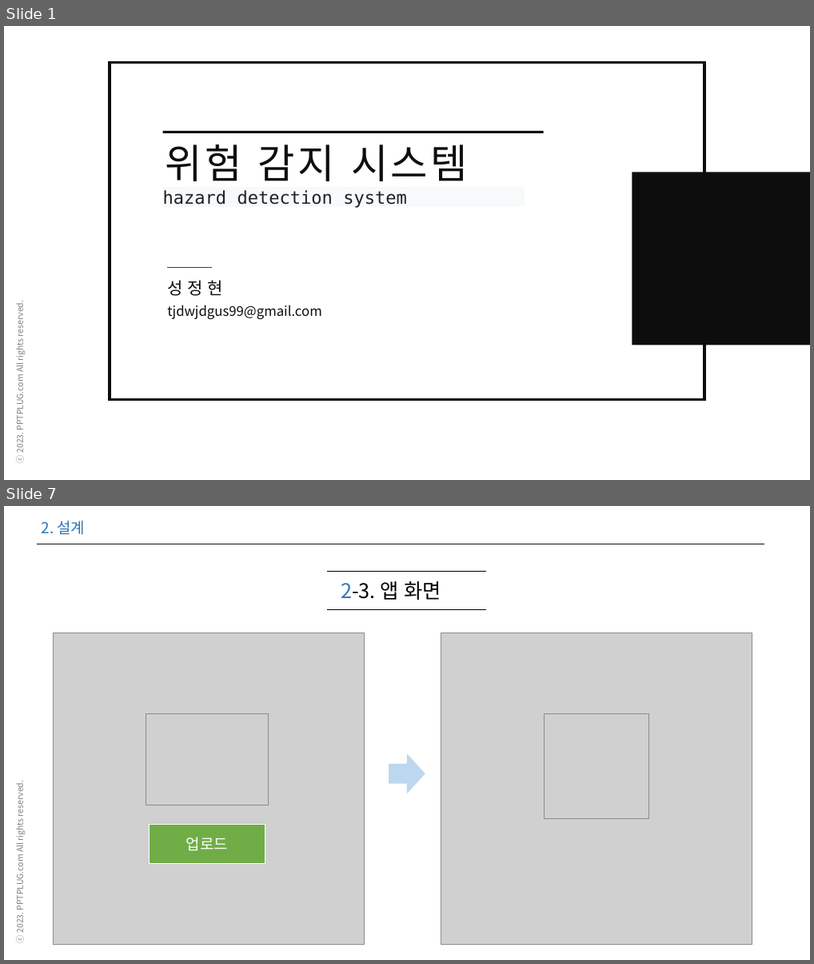
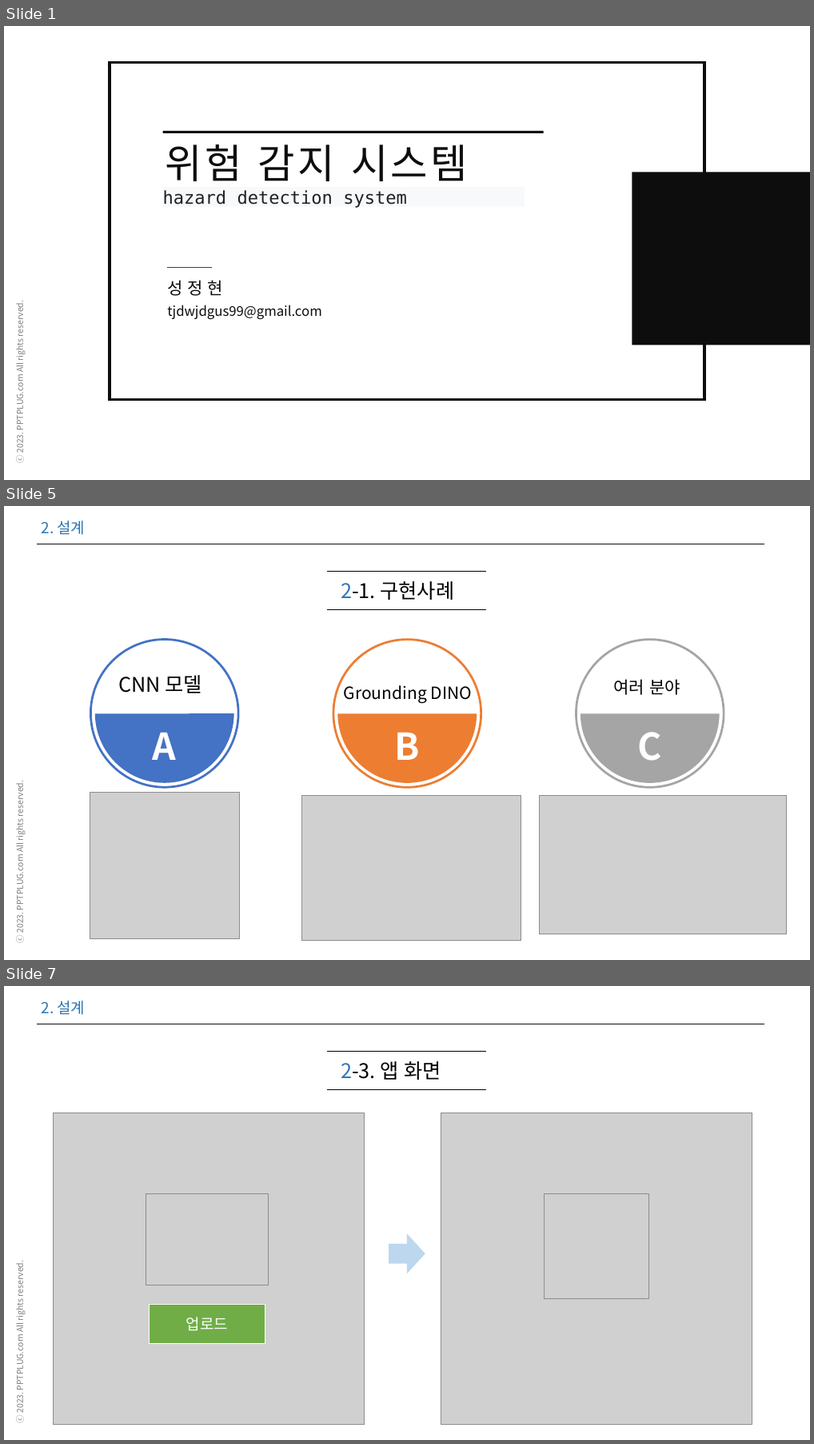
Before and after one commit to tjdwjdgus99/HRD_PYTHON_AI, a slide deck: Python04_ML_DL_Android_project/프로젝트 설계 성정현.pptx. Shown one above the other, each under a label of ours: slides 1 and 7 before the commit, slides 1, 5 and 7 after it; the slides between them are not shown. The pictures are 814x964 and 814x1444 pixels, drawn with LibreOffice and Linux fonts; fonts in the diff are those of the drawing; grey boxes stand for pictures. Boxes give left, top, right and bottom in pixels: in the first picture for what was removed or moved away, otherwise in the second. Text is boxed around its words. In the diff, an @@ line names an element or a change of style, - is before the commit and + after.

```diff
--- a/Python04_ML_DL_Android_project/프로젝트 설계 성정현.pptx
+++ b/Python04_ML_DL_Android_project/프로젝트 설계 성정현.pptx
@@ slide 5 added at <box>4,506,810,960</box>, background #FFFFFF; not listed: 2 template elements that a slide beside it also shows @@
@@ text added at <box>42,520,86,535</box>, 18 pt, text #2E75B6 @@
+2. 설계
@@ line added from (327, 571) to (486, 571), #000000 1 pt @@
@@ text added at <box>341,581,455,600</box>, 24 pt, text #000000 @@
+2-1. 구현사례
@@ line added from (327, 609) to (486, 609), #000000 1 pt @@
@@ donut added at <box>90,639,240,788</box>, fill #4472C4 @@
@@ chord (boxed as its full ellipse) added at <box>95,644,234,783</box>, fill #4472C4 @@
@@ donut added at <box>333,639,482,788</box>, fill #ED7D31 @@
@@ chord (boxed as its full ellipse) added at <box>338,644,477,783</box>, fill #ED7D31 @@
@@ donut added at <box>576,639,726,788</box>, fill #A5A5A5 @@
@@ chord (boxed as its full ellipse) added at <box>581,644,720,783</box>, fill #A5A5A5 @@
@@ text added at <box>118,675,202,693</box>, 24 pt, text #000000 @@
+CNN 모델
@@ text added at <box>344,685,472,703</box>, 20 pt, text #000000 @@
+Grounding DINO
@@ text added at <box>614,679,681,695</box>, 20 pt, text #000000 @@
+여러 분야
@@ text added at <box>153,732,177,760</box>, 44 pt, text #FFFFFF, bold @@
+A
@@ text added at <box>395,732,420,760</box>, 44 pt, text #FFFFFF, bold @@
+B
@@ text added at <box>638,732,662,760</box>, 44 pt, text #FFFFFF, bold @@
+C
@@ picture added at <box>90,792,240,939</box> @@
@@ picture added at <box>302,796,522,940</box> @@
@@ picture added at <box>539,795,787,934</box> @@
```
Also in this commit, not shown: 8 slides changed, 1 other slide added, 1 slide removed.
